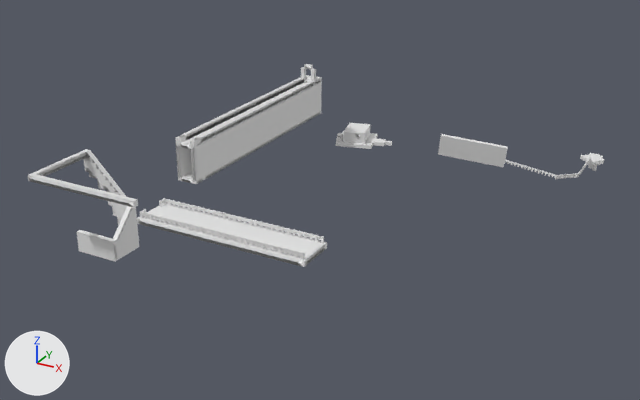
Two versions of the FBX model BombRushMP.Editor/Assets/Xmas/xmas dream.fbx, one commit apart.
Before and after are seen from a 50 mm lens placed at (48.5, -261.7, 96.1), pointed at (-40.5, -99.9, 15.2). The axes (+X, +Y, +Z) are drawn at lower left. The lights are the same throughout. Where no turn or scale is listed for an object, it has been applied to the vertices.

Names of what the first picture shows: 'dirt block.001', 'fence block.004', 'grass block.002', 'rail straight.044', 'stone block.001', 'stone block.002', 'stone roof'.
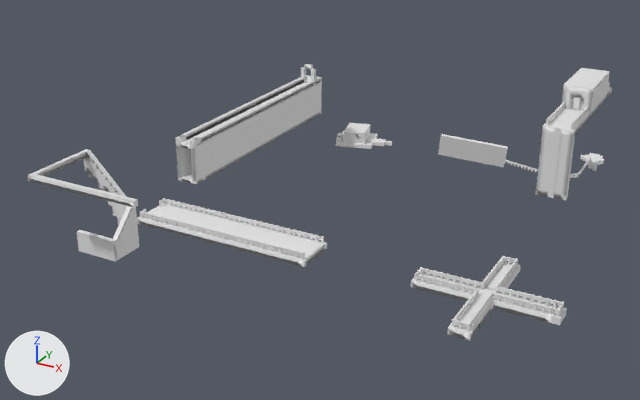
Where the change shows, as pixel boxes [x1, y1, x2, y2] in the pictures (640 x 400 px):
'stone block.004', added
    after: [536, 68, 612, 200]
'stone block.003', added
    after: [411, 261, 567, 340]
'fence block.005', added
    after: [414, 256, 564, 332]
'ladder.001', added
    after: [547, 128, 561, 198]
'fence block.006', added
    after: [546, 82, 610, 129]
'door closed.001', added
    after: [573, 97, 580, 110]

The edits, one by one:
Mesh me_cube_138 is new.
It has 26 vertices, 12 faces and spans x -0.5..0.5, y -0.6, z -0.5..11.5.
It uses material mat_blockatlas (white #e7e7e7).
Mesh me_cube_137 is new.
It has 760 vertices, 1397 faces and spans x -2.5..2.5, y -0.5..26.5, z -0.5..15.5.
It uses material mat_blockatlas (white #e7e7e7).
Mesh me_cube_130 is new.
It has 336 vertices, 516 faces and spans x -10.5..10.5, y -10.5..10.5, z -0.5..0.5.
It uses material mat_blockatlas (white #e7e7e7).
Mesh me_cube_139 is new.
It has 957 vertices, 738 faces and spans x -0.5..4.2, y -0.2..26.2, z -0.5..0.6.
It uses material mat_blockatlas (white #e7e7e7).
Mesh me_cube_131 is new.
It has 2428 vertices, 1852 faces and spans x -0.2..20.1, y -11.1..9.1, z -0.5..0.6.
It uses material mat_blockatlas (white #e7e7e7).
Object 'ladder.001' (ob_ladder_001) is new; it shows me_cube_138.
Its location is (17.2, -125.8, 38.5).
Object 'stone block.004' (ob_stone_block_004) is new; it shows me_cube_137.
Its location is (17.2, -125.8, 38.5).
Object 'stone block.003' (ob_stone_block_003) is new; it shows me_cube_130.
Its location is (17.5, -158.5, 35.5).
Object 'fence block.006' (ob_fence_block_006) is new; it shows me_cube_139.
Its location is (15.2, -125.8, 50.5).
Object 'fence block.005' (ob_fence_block_005) is new; it shows me_cube_131.
Its location is (7.5, -157.5, 36.5).
Object 'door closed.001' (ob_door_closed_001) is new; it shows me_cube_016.
Its location is (17.7, -115.3, 50.0).
Its rotation in degrees is (0, 0, -90).
